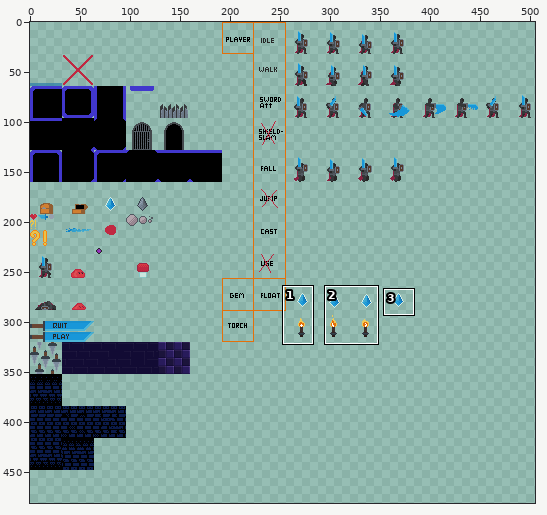
Edited in one commit: sprite sheet (resources/images/spritesheet.png). The picture above shows the old version from afar; the outline marks the close-up.
Close-up. Before the commit:
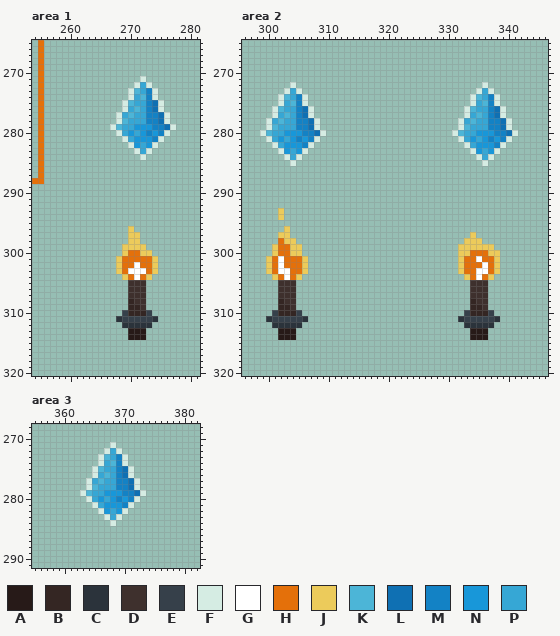
The file is 1280x1280 pixels. Pixels under 10% opacity are left out. Colours within 5 levels of each other are drawn and written as one. Shown: area 1: x 254..281, y 265..320; area 2: x 296..346, y 265..320; area 3: x 355..382, y 268..291. The wide view leaves out empty margins. The commit also changed other parts of the picture, which this record leaves out.
Palette (. is transparent): A #271a18  B #342623  C #2b333b  D #3e302d  E #36404a  F #d5ece3  G #ffffff  H #e4700a  J #eccb5b  K #4cb5d7  L #0f70b3  M #1382c5  N #1897d9  P #36a7d5
New version:
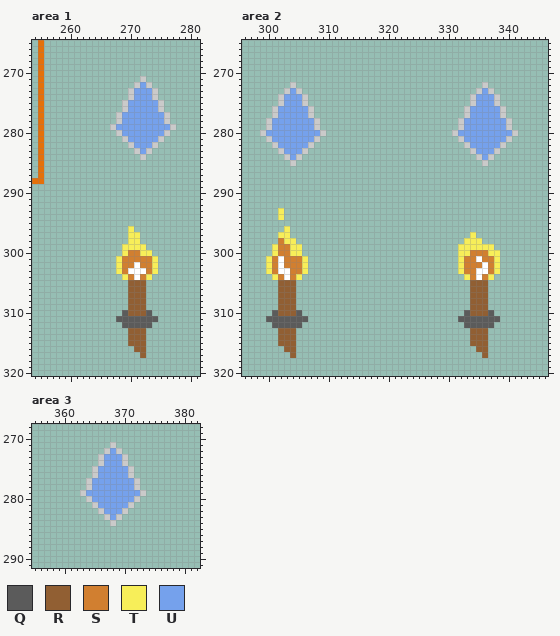
Colours new in this view: Q #5b5b5b  R #915f33  S #d17f30  T #f7ee59  U #75a1ec
What changed:
colour F: #d5ece3 -> #cacaca
Changed rows in their new state; - is a pixel that keeps its letter.
Area 1:
first column x 268:
272 ----U----
273 ---UUU---
274 ---UUU---
275 --UUUUU--
276 --UUUUU--
277 -UUUUUUU-
278 -UUUUUUU-
279 UUUUUUUUU
280 -UUUUUUU-
281 --UUUUU--
282 ---UUU---
283 ----U----
first column x 268:
296 --T----
297 --TT---
298 --TT---
299 -TTTT--
300 -TSSTT-
301 TSSSSST
302 TSS-SST
303 TS---ST
304 -TS-ST-
305 --RRR--
306 --RRR--
307 --RRR--
308 --RRR--
309 --RRR--
310 -QRRRQ-
311 QQQQQQQ
312 -QQQQQ-
313 --RRR--
314 --RRR--
315 --RRR--
316 ---RR--
317 ----R--
Area 2:
first column x 300:
273 ----U-------------------------------U----
274 ---UUU-----------------------------UUU---
275 ---UUU-----------------------------UUU---
276 --UUUUU---------------------------UUUUU--
277 --UUUUU---------------------------UUUUU--
278 -UUUUUUU-------------------------UUUUUUU-
279 -UUUUUUU-------------------------UUUUUUU-
280 UUUUUUUUU-----------------------UUUUUUUUU
281 -UUUUUUU-------------------------UUUUUUU-
282 --UUUUU---------------------------UUUUU--
283 ---UUU-----------------------------UUU---
284 ----U-------------------------------U----
first column x 300:
293 --T------------------------------------
294 --T------------------------------------
296 ---T-----------------------------------
297 --TT------------------------------T----
298 --STT----------------------------TTT---
299 -TSSTT--------------------------TTTTTT-
300 -TSSTT--------------------------TTSSSTT
301 TS-SSST-------------------------TSS-SST
302 TS-SSST-------------------------TSSS-ST
303 TS--SST-------------------------TSS--ST
304 -TS-ST---------------------------TS-ST-
305 --RRR-----------------------------RRR--
306 --RRR-----------------------------RRR--
307 --RRR-----------------------------RRR--
308 --RRR-----------------------------RRR--
309 --RRR-----------------------------RRR--
310 -QRRRQ---------------------------QRRRQ-
311 QQQQQQQ-------------------------QQQQQQQ
312 -QQQQQ---------------------------QQQQQ-
313 --RRR-----------------------------RRR--
314 --RRR-----------------------------RRR--
315 --RRR-----------------------------RRR--
316 ---RR------------------------------RR--
317 ----R-------------------------------R--
Area 3:
first column x 364:
272 ----U----
273 ---UUU---
274 ---UUU---
275 --UUUUU--
276 --UUUUU--
277 -UUUUUUU-
278 -UUUUUUU-
279 UUUUUUUUU
280 -UUUUUUU-
281 --UUUUU--
282 ---UUU---
283 ----U----
Changed places in both close-ups, as pixel boxes (x1, y1, x2, y2):
changed: (110, 76, 176, 160)
changed: (116, 226, 158, 358)
changed: (260, 82, 326, 166)
changed: (452, 82, 518, 166)
changed: (266, 208, 308, 358)
changed: (458, 232, 500, 358)
changed: (80, 442, 146, 526)
